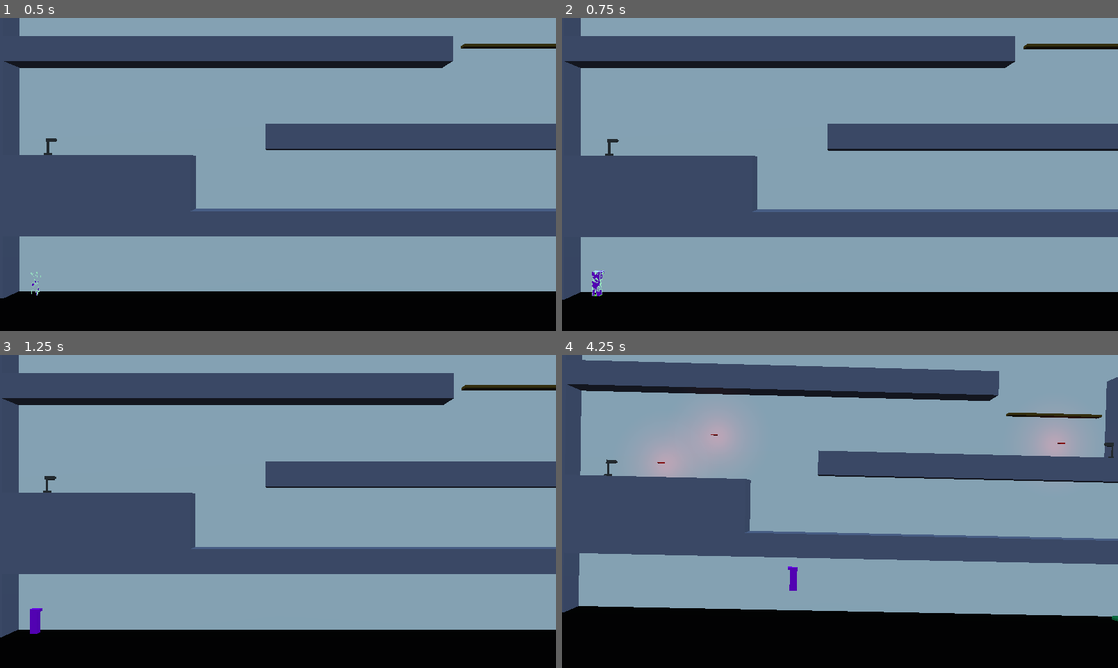
Above: before the commit, frames 1-4 (two rows, left to right).
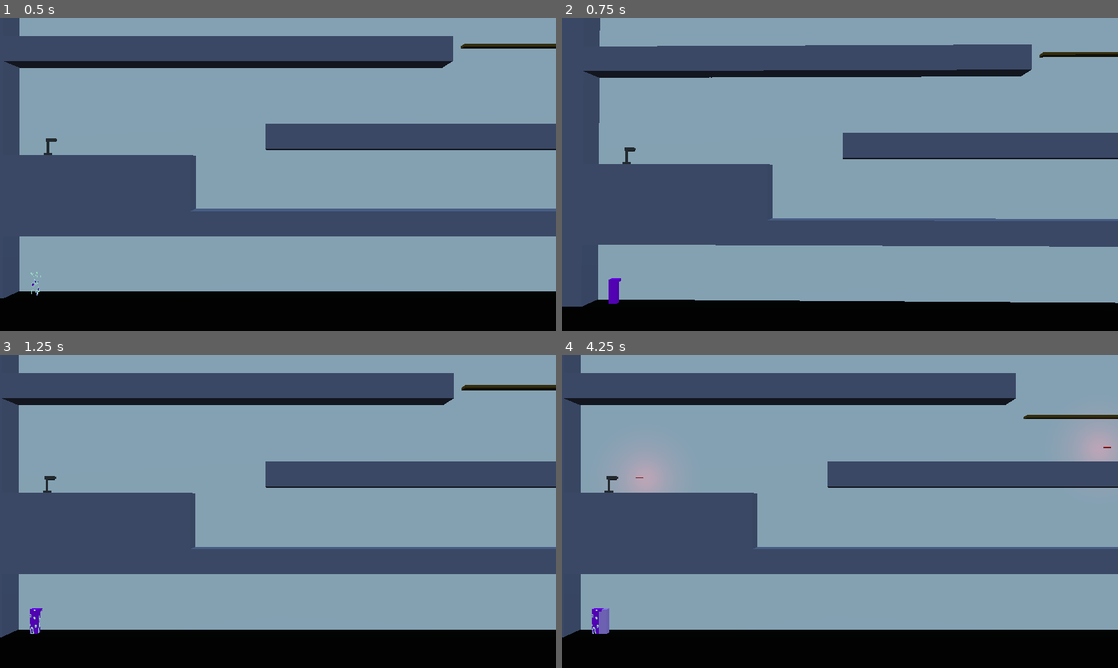
Above: after the commit, the same moments.

Repository: dsaltares/ludumdare-47
Game: Godot game, scene res://David/DavidPlayground.tscn
Two runs of this game, one before a commit and one after it. Both use one fixed random seed, a clock stepped at 60 frames per second and the inputs below. Sound files missing from this copy of the repository are replaced by a short silence.
Inputs:
- Up to frame 1 (0.5 s): no input
- Up to frame 2 (0.75 s): hold D (move_right) from 0.53 s (still down); tap N (new_run) at 0.6 s
- Up to frame 3 (1.25 s): keep holding D (move_right); tap Space (jump) at 0.77 s
- Up to frame 4 (4.25 s): release D (move_right) at 1.28 s; hold A (move_left) 1.28-2.03 s; tap N (new_run) at 1.35, 2.3, 2.85, 3.6 s; tap Space (jump) at 1.52, 3.02, 3.77 s; hold D (move_right) 2.03-3.53 s; tap C (shake) at 2.1 s; hold A (move_left) from 3.53 s (still down); tap K (kill) at 4.15 s

Frame 1 is identical in both runs. In frame 2, 21% of the frame differs, in the area x 0-100%, y 0-93%; in frame 3, less than 0.1%; in frame 4, 27%, in the area x 0-100%, y 0-91%.
Error before the commit: Invalid call. Nonexistent function 'dissolve_player' in base 'Spatial (Level.gd)'. (res://David/Game.gd:24)

Commit message:
fixes some bugs

Diff:
--- a/game/David/Game.gd
+++ b/game/David/Game.gd
@@ -10,7 +10,10 @@
 	GhostManager.start_recording()
 	connect_level_signals()
 	EventBus.connect("player_kill_started", GhostManager, "pause_recording")
+	EventBus.connect("player_dissolve_started", GhostManager, "pause_recording")
 	EventBus.connect("player_entered_exit_portal", self, "on_player_entered_exit_portal")
+	EventBus.connect("player_killed", self, "on_player_killed")
+	EventBus.connect("player_dissolved", self, "new_run")
 
 func _process(delta: float) -> void:
 	if Input.is_action_just_pressed("quit"):
@@ -44,7 +47,6 @@
 func connect_level_signals() -> void:
 	level.connect("ready", self, "on_level_ready")
 	level.connect("player_looped", self, "new_run")
-	level.connect("player_killed", self, "on_player_killed")
 	level.connect("loop_timeout", self, "new_run")
 
 func on_player_entered_exit_portal() -> void:
--- a/game/EventBus.gd
+++ b/game/EventBus.gd
@@ -2,5 +2,8 @@
 
 signal shake_requested
 signal player_kill_started
+signal player_dissolve_started
+signal player_dissolved
+signal player_killed
 signal player_entered_exit_portal
 signal key_obtained
--- a/game/LaserTurret/BulletHitEffect.gd
+++ b/game/LaserTurret/BulletHitEffect.gd
@@ -4,5 +4,5 @@
 onready var env_hit_sfx := $EnvHitSFX
 
 func _ready() -> void:
-	env_hit_sfx.connect("finished", self, "queue_freee")
+	env_hit_sfx.connect("finished", self, "queue_free")
 	env_hit_sfx.play()
--- a/game/LaserTurret/LaserTurret.gd
+++ b/game/LaserTurret/LaserTurret.gd
@@ -11,6 +11,6 @@
 func shoot() -> void:
 	var bullet = BulletScene.instance()
 	bullet.bodies_to_ignore.append(self)
-	bullet.global_transform.origin = shooting_position.translation
 	add_child(bullet)
+	bullet.global_transform.origin = shooting_position.global_transform.origin
 	laser_sfx.play()
--- a/game/Level/Level.gd
+++ b/game/Level/Level.gd
@@ -2,7 +2,6 @@
 class_name Level
 
 signal player_looped
-signal player_killed
 signal loop_timeout
 
 onready var player := $Player
@@ -16,7 +15,6 @@
 	for ghost in ghosts:
 		ghost_container.add_child(ghost)
 
-	player.connect("killed", self, "on_player_killed")
 #	loop_trigger.connect("player_entered", self, "on_player_entered")
 #	loop_trigger.connect("ghost_entered", self, "on_ghost_entered")
 #	loop_timer.connect("timeout", self, "on_loop_timer_timeout")
@@ -29,11 +27,11 @@
 func on_player_entered() -> void:
 	emit_signal("player_looped")
 
-func on_player_killed() -> void:
-	emit_signal("player_killed")
-
 func on_ghost_entered(ghost : Node) -> void:
 	ghost.queue_free()
 
 func on_loop_timer_timeout() -> void:
 	emit_signal("loop_timeout")
+
+func dissolve_player() -> void:
+	player.dissolve()
--- a/game/Player/Player.gd
+++ b/game/Player/Player.gd
@@ -1,7 +1,5 @@
 extends KinematicBody
 class_name Player
-
-signal killed
 
 enum States {
 	Appearing,
@@ -42,6 +40,7 @@
 func kill() -> void:
 	if state != States.Dying:
 		state = States.Dying
+		dead = true
 		die_timer.start()
 		die_sfx.play()
 		EventBus.emit_signal("shake_requested")
@@ -53,7 +52,7 @@
 		die_timer.start()
 		dissolve_fx.play()
 		EventBus.emit_signal("shake_requested")
-		EventBus.emit_signal("player_kill_started")
+		EventBus.emit_signal("player_dissolve_started")
 
 func _ready() -> void:
 	EventBus.connect("key_obtained", self, "on_key_obtained")
@@ -162,7 +161,10 @@
 	state = States.Regular
 
 func on_die_timer_timeout() -> void:
-	emit_signal("killed")
+	if dead:
+		EventBus.emit_signal("player_killed")
+	else:
+		EventBus.emit_signal("player_dissolved")
 
 func on_key_obtained() -> void:
 	key_pickup_sfx.play()
